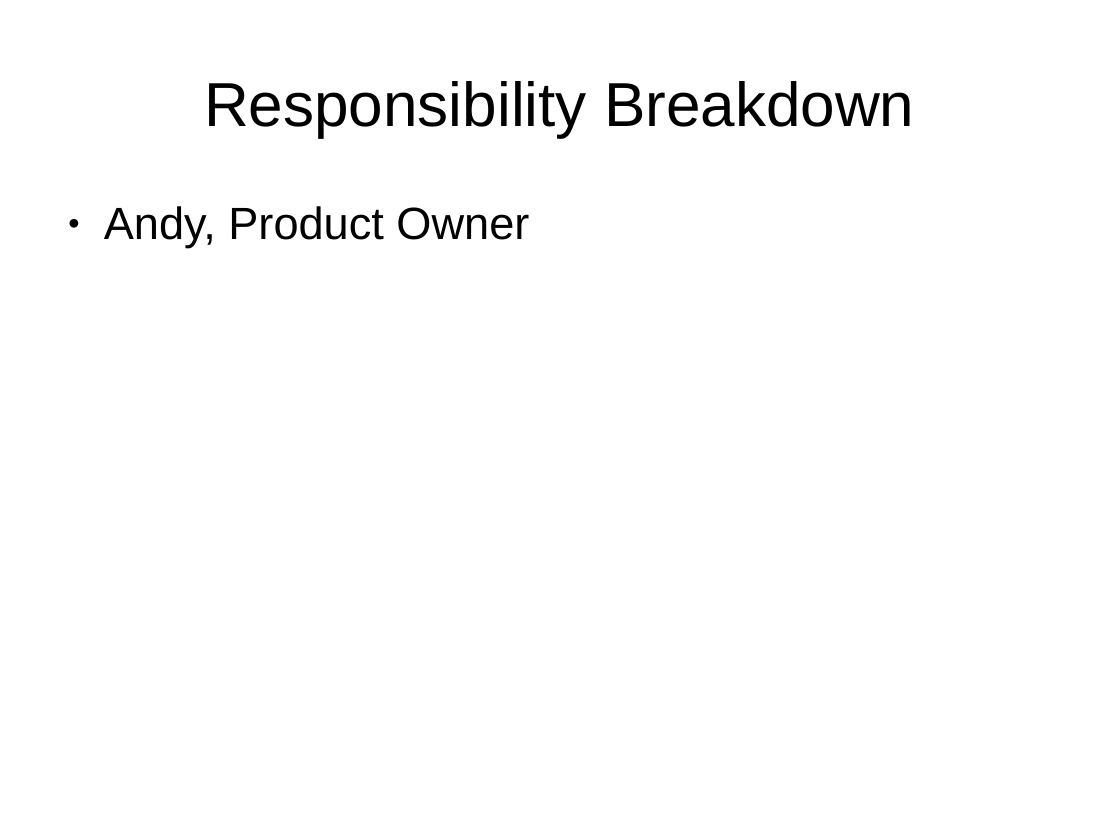
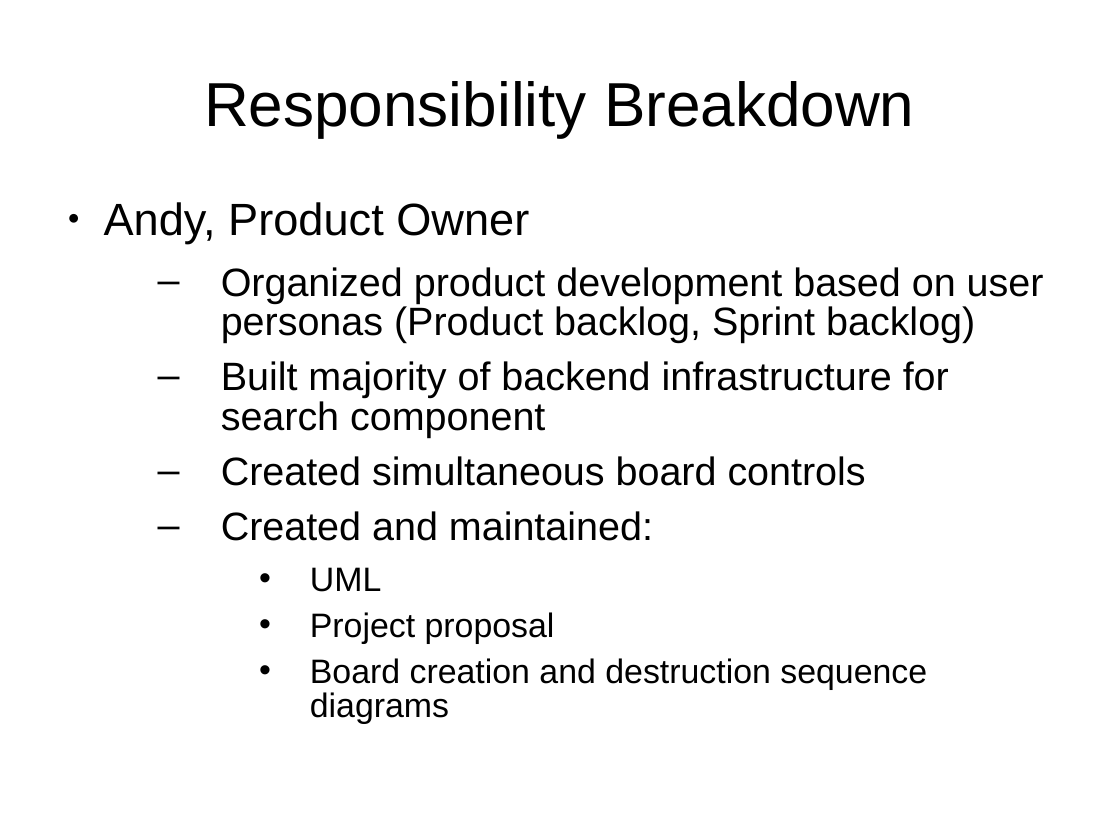
Before and after one commit to CIS3296SoftwareDesignF21/Lichess-Multi-Board-Analysis-Tool, a slide deck: slide 12 of Presentation.ppt. Drawn at 1120x840 pixels with LibreOffice and Linux fonts; fonts in the diff are those of the drawing. Boxes give left, top, right and bottom in pixels: in the first picture for what was removed or moved away, otherwise in the second. Text is boxed around its words. In the diff, an @@ line names an element or a change of style, - is before the commit and + after.

```diff
--- a/Presentation.ppt
+++ b/Presentation.ppt
@@ text at box(104, 202, 529, 244): line spacing 0.93 to 0.83 @@
@@ text at box(221, 267, 1044, 723): paragraphs added @@
+  – Organized product development based on user personas (Product backlog, Sprint backlog)
+  – Built majority of backend infrastructure for search component
+  – Created simultaneous board controls
+  – Created and maintained:
+    • UML
+    • Project proposal
+    • Board creation and destruction sequence diagrams
```
Also in this commit, not shown: 3 other slides changed, 6 slides added.
